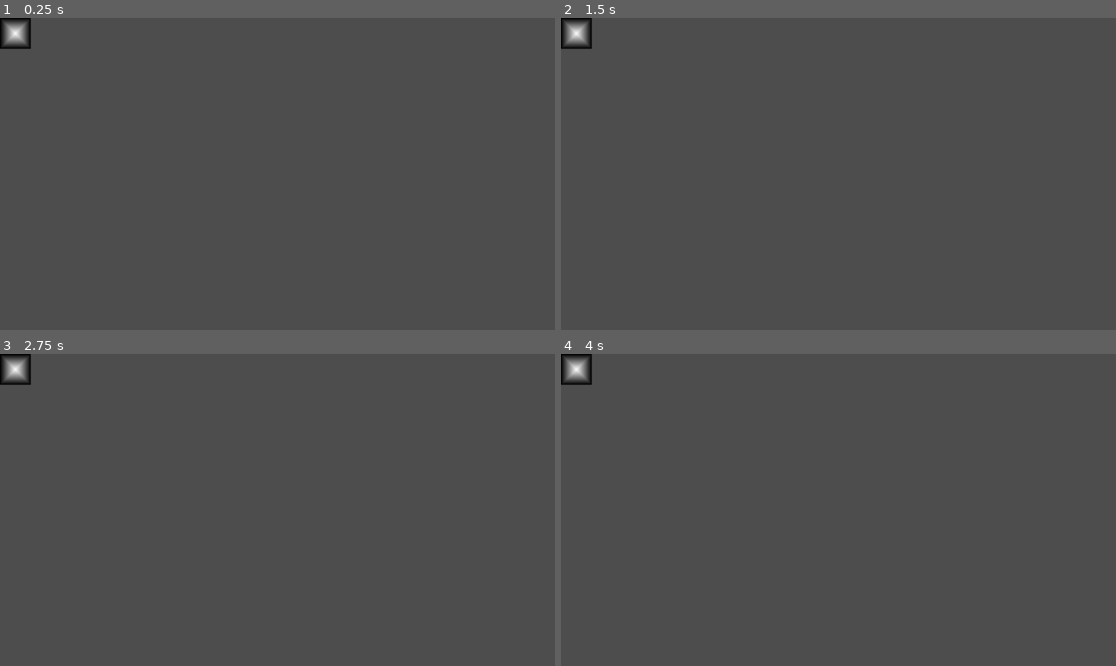
Above: before the commit, frames 1-4 (two rows, left to right).
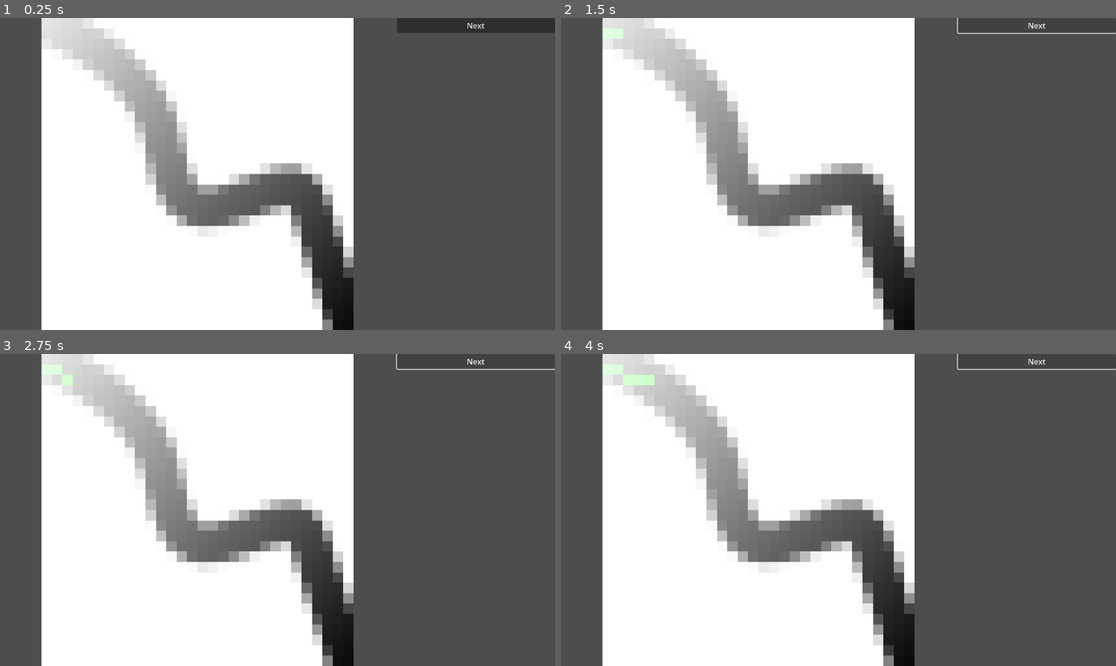
Above: after the commit, the same moments.

Repository: Dams4K/Tipe
Game: Godot game, scene res://erosion/viewer.tscn
Same seed, same stepped clock (60 frames per second), same inputs: the game is played once before the commit and once after it. Before the commit the project has no main scene; this scene is started directly in both runs.
Inputs (mouse positions are in pixels of both pictures, inside the frame that each line leads up to):
- Up to frame 1 (0.25 s): no input
- Up to frame 2 (1.5 s): click (1038, 24) at 0.5 s, where only the run after the commit has a clickable "Next"; click (1038, 24) at 1.25 s, where only the run after the commit has a clickable "Next"
- Up to frame 3 (2.75 s): click (477, 360) at 2 s, where only the run after the commit has a clickable "Next"
- Up to frame 4 (4 s): tap Enter at 2.75 s; tap Space at 3.5 s

The runs differ from the first frame. In frame 1, 55% of the frame differs, in the area x 0-100%, y 0-100%; in frame 2, 54%; in frame 3, 54%; in frame 4, 54%.

Commit message:
seems to work

Diff:
--- a/erosion/erosion_texture2d.gd
+++ b/erosion/erosion_texture2d.gd
@@ -1,9 +1,6 @@
 @tool
 extends Texture2D
 class_name ErosionTexture2D
-
-@export_tool_button("Emit change") var emit_change_btn = emit_changed
-@export_tool_button("Next step") var next_step_button = func(): move_particle(current_pt, current_image)
 
 
 @export var base_texture: Texture2D :
@@ -16,9 +13,15 @@
 var current_pt := Particle.new()
 var current_image: Image
 
+func next():
+	move_particle(current_pt, current_image)
+
 #region Particle class
 class Particle extends Object:
-	var pos := Vector2.ZERO
+	var pos := Vector2(
+		randf(),
+		randf()
+	)
 	## Should always be normalized
 	var dir := Vector2.ZERO
 
@@ -59,16 +62,22 @@
 	var Pxy1: float =  image.get_pixelv(pixel_pos + Vector2i.DOWN  * int(not bottom_edge)).r
 	var Px1y1: float = image.get_pixelv(pixel_pos + Vector2i.ONE   * int(not (right_edge or bottom_edge))).r
 
+	print("----")
+	printt(image.get_pixelv(pixel_pos), image.get_pixelv(pixel_pos).to_html(false))
+	printt(Pxy, Px1y)
+	printt(Pxy1, Px1y1)
+	#printt(pixel_pos, pixel_pos + Vector2i.RIGHT * int(not right_edge))
+	#printt(pixel_pos + Vector2i.DOWN  * int(not bottom_edge), pixel_pos + Vector2i.ONE   * int(not (right_edge or bottom_edge)))
+
 	# u = uv.x
 	# v = uv.y
 	# values between [0, 1[
 	var uv: Vector2 = pt.pos - Vector2(pixel_pos)
-
 	var g = Vector2(
 		(Px1y - Pxy) * (1 - uv.y) + (Px1y1 - Pxy1) * uv.y,
 		(Pxy1 - Pxy) * (1 - uv.x) + (Px1y1 - Px1y) * uv.x
 	)
-	printt("g:", g)
+	printt("g: ", g, "uv: ", uv)
 	return g
 
 func move_particle(pt: Particle, image: Image):
@@ -80,25 +89,28 @@
 	var h_old = get_image_height(pt.get_pixel_pos(), image)
 
 	var g := get_gradient(pt, image)
-	var dir_new := pt.dir * pt.inertia - g * (1 - pt.inertia)
-
+	#var dir_new := pt.dir * pt.inertia - g * (1 - pt.inertia)
+	var dir_new := - g * (1 - pt.inertia)
 	pt.dir = dir_new
 	pt.move(image)
 
 	#WARNING: DEBUG
-	print(pt.pos)
-	current_image.set_pixelv(pt.pos, Color.RED)
+	current_image.set_pixelv(pt.pos, current_image.get_pixelv(pt.pos) + Color.GREEN * 0.2)
 	current_image.save_png("res://debug.png")
 
 	var h_new = get_image_height(pt.get_pixel_pos(), image)
 
 	var h_dif = h_new - h_old
-
+	print("Height diff: ", h_dif)
 	## h_dif > 0: the new pos is higher, sediment has been dropped at the old pos
 	## h_dif < 0: the carry capacity c must be calculated
 
 	if h_dif < 0:
 		var c = max(-h_dif, pt.p_min_slope) * pt.water * pt.p_capacity
+
+
+	texture = ImageTexture.create_from_image(image)
+	emit_changed()
 
 func get_image_height(pos: Vector2i, image: Image)  -> float:
 	return image.get_pixelv(pos).r
--- /dev/null
+++ b/erosion/viewer.gd
@@ -0,0 +1,6 @@
+extends HBoxContainer
+
+@onready var erosion_texture: TextureRect = $ErosionTexture
+
+func _on_next_button_pressed() -> void:
+	erosion_texture.texture.next()
--- a/erosion/viewer.tscn
+++ b/erosion/viewer.tscn
@@ -1,33 +1,36 @@
 [gd_scene load_steps=5 format=3 uid="uid://5tcgp4mpx62o"]
 
+[ext_resource type="Script" path="res://erosion/viewer.gd" id="1_h4grq"]
 [ext_resource type="Script" path="res://erosion/erosion_texture2d.gd" id="1_jdsm7"]
+[ext_resource type="Texture2D" uid="uid://cx76kl6at0tp1" path="res://image.png" id="2_b8tcf"]
 
-[sub_resource type="Gradient" id="Gradient_28w0u"]
-colors = PackedColorArray(1, 1, 1, 1, 0, 0, 0, 1)
-
-[sub_resource type="GradientTexture2D" id="GradientTexture2D_ss1qx"]
-gradient = SubResource("Gradient_28w0u")
-fill = 2
-fill_from = Vector2(0.5, 0.5)
-fill_to = Vector2(1, 1)
-metadata/_snap_enabled = true
-
-[sub_resource type="Texture2D" id="Texture2D_q3pu0"]
+[sub_resource type="Texture2D" id="Texture2D_8dlrm"]
 resource_local_to_scene = false
 resource_name = ""
 script = ExtResource("1_jdsm7")
-base_texture = SubResource("GradientTexture2D_ss1qx")
+base_texture = ExtResource("2_b8tcf")
 
-[node name="Viewer" type="Control"]
-layout_mode = 3
+[node name="Viewer" type="HBoxContainer"]
 anchors_preset = 15
 anchor_right = 1.0
 anchor_bottom = 1.0
 grow_horizontal = 2
 grow_vertical = 2
+script = ExtResource("1_h4grq")
 
-[node name="TextureRect" type="TextureRect" parent="."]
-layout_mode = 0
-offset_right = 40.0
-offset_bottom = 40.0
-texture = SubResource("Texture2D_q3pu0")
+[node name="ErosionTexture" type="TextureRect" parent="."]
+layout_mode = 2
+size_flags_horizontal = 3
+texture = SubResource("Texture2D_8dlrm")
+stretch_mode = 5
+
+[node name="VBoxContainer" type="VBoxContainer" parent="."]
+layout_mode = 2
+size_flags_horizontal = 3
+size_flags_stretch_ratio = 0.4
+
+[node name="NextButton" type="Button" parent="VBoxContainer"]
+layout_mode = 2
+text = "Next"
+
+[connection signal="pressed" from="VBoxContainer/NextButton" to="." method="_on_next_button_pressed"]
--- a/project.godot
+++ b/project.godot
@@ -11,5 +11,10 @@
 [application]
 
 config/name="Erosion2"
+run/main_scene="res://erosion/viewer.tscn"
 config/features=PackedStringArray("4.4", "Forward Plus")
 config/icon="res://icon.svg"
+
+[rendering]
+
+textures/canvas_textures/default_texture_filter=0
Binary file changed: debug.png
Binary file added: image.png
Not shown, added: image.png.import
Binary file added: test.png
Not shown, added: test.png.import
